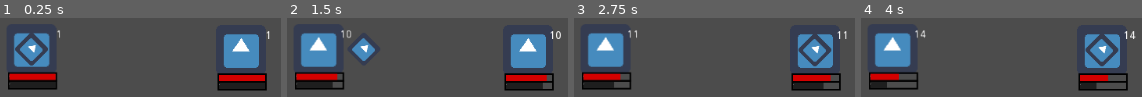
Above: before the commit, frames 1-4 (left to right).
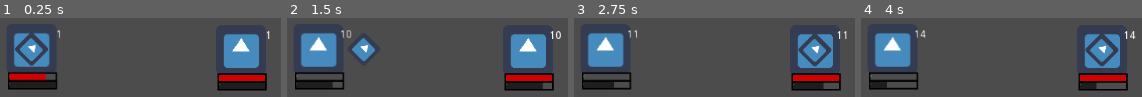
Above: after the commit, the same moments.

Repository: h19mili/Projekt_Fleorune.VM
Game: Godot game, scene res://Main.tscn
Same seed, same stepped clock (60 frames per second), same inputs: the game is played once before the commit and once after it. The engine's default icon, where the game draws it, is replaced by a stand-in: a white triangle on a blue panel in a dark square.
Inputs:
- Up to frame 1 (0.25 s): no input
- Up to frame 2 (1.5 s): tap Enter (ui_accept) at 0.5, 0.6, 0.77, 1.07, 1.25, 1.35 s; hold Up (ui_up) 0.53-1.28 s; hold Down (ui_down) from 1.28 s (still down)
- Up to frame 3 (2.75 s): tap Enter (ui_accept) at 1.52, 1.82, 2.1 s; release Down (ui_down) at 2.03 s; hold Up (ui_up) from 2.03 s (still down)
- Up to frame 4 (4 s): tap Enter (ui_accept) at 2.75, 2.85, 3.02, 3.32, 3.5, 3.6, 3.77 s; release Up (ui_up) at 3.53 s; hold Left (ui_left) from 3.53 s (still down)

The runs differ from the first frame. In frame 1, 0.3% of the frame differs, in the area x 16-20%, y 69-79%; in frame 2, 1.5%, in the area x 3-95%, y 69-80%; in frame 3, 1.4%; in frame 4, 1.4%.
Error before the commit: Invalid get index 'STR' (on base: 'GDScript'). (res://Player)

Commit message:
Tobbes fix

Diff:
--- a/Battler.gd
+++ b/Battler.gd
@@ -14,6 +14,7 @@
 var Speed : int
 var STR : int
 var DEF : int
+var CURRENT_DMG : int
 
 func _ready():
 	init(Max_HP, Current_HP)
@@ -60,7 +61,7 @@
 func Attack():
 	if Party_member == false:
 		if selected == true:
-			get_node("Battler_Action").Attack_action()
+			CURRENT_DMG = get_node("Battler_Action").Attack_action()
 			emit_signal("emattack")
 			print("Attack")
 
--- a/Player karaktär/Battler_Action.gd
+++ b/Player karaktär/Battler_Action.gd
@@ -2,12 +2,12 @@
 
 signal Attack_done
 var Damage = 0
-var Cstats = Battler
 
 func _ready():
 	pass
 
 func Attack_action():
-	Damage += Cstats.STR
+	Damage = get_parent().STR
 	print(Damage)
+	return Damage
 	pass
--- a/Player karaktär/Healthbar.gd
+++ b/Player karaktär/Healthbar.gd
@@ -1,7 +1,6 @@
 extends TextureProgress
 
-onready var Max_HP = get_node("..").Max_HP
-onready var Current_HP = get_node("..").Current_HP
+onready var Max_HP = get_node("..")
 
 
 func _ready():
@@ -10,13 +9,13 @@
 
 
 func _Healthbar():
-	self.max_value = Max_HP
-	self.value = Current_HP
+	self.max_value = Max_HP.Max_HP
+	self.value = Max_HP.Current_HP
 	pass
 
 
 func _process(delta):
 	_Healthbar()
-	if Input.is_action_just_pressed("ui_accept"):
-		Current_HP -= 1
-		print(Current_HP)
+	#if Input.is_action_just_pressed("ui_accept"):
+		#Current_HP -= 1
+		#print(Current_HP)
--- a/TurnQ.gd
+++ b/TurnQ.gd
@@ -46,6 +46,12 @@
 			print("hallå")
 		else:
 			yield(active_player, "emattack") # a
+			print("TOBBES GREJ!!!")
+			print("Current Damage:")
+			print(active_player.CURRENT_DMG)
+			print("Current HP:")
+			print(get_child(1).Current_HP)
+			get_child(1).Current_HP -= active_player.CURRENT_DMG
 			print("Enemy")
 		#yield(battler, "completed")
 		battler.selected = false
